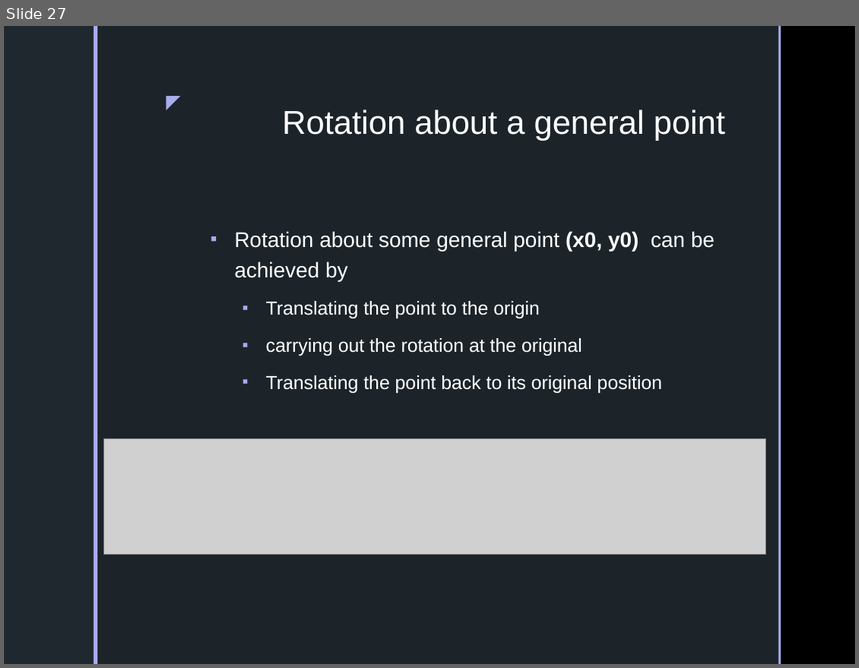
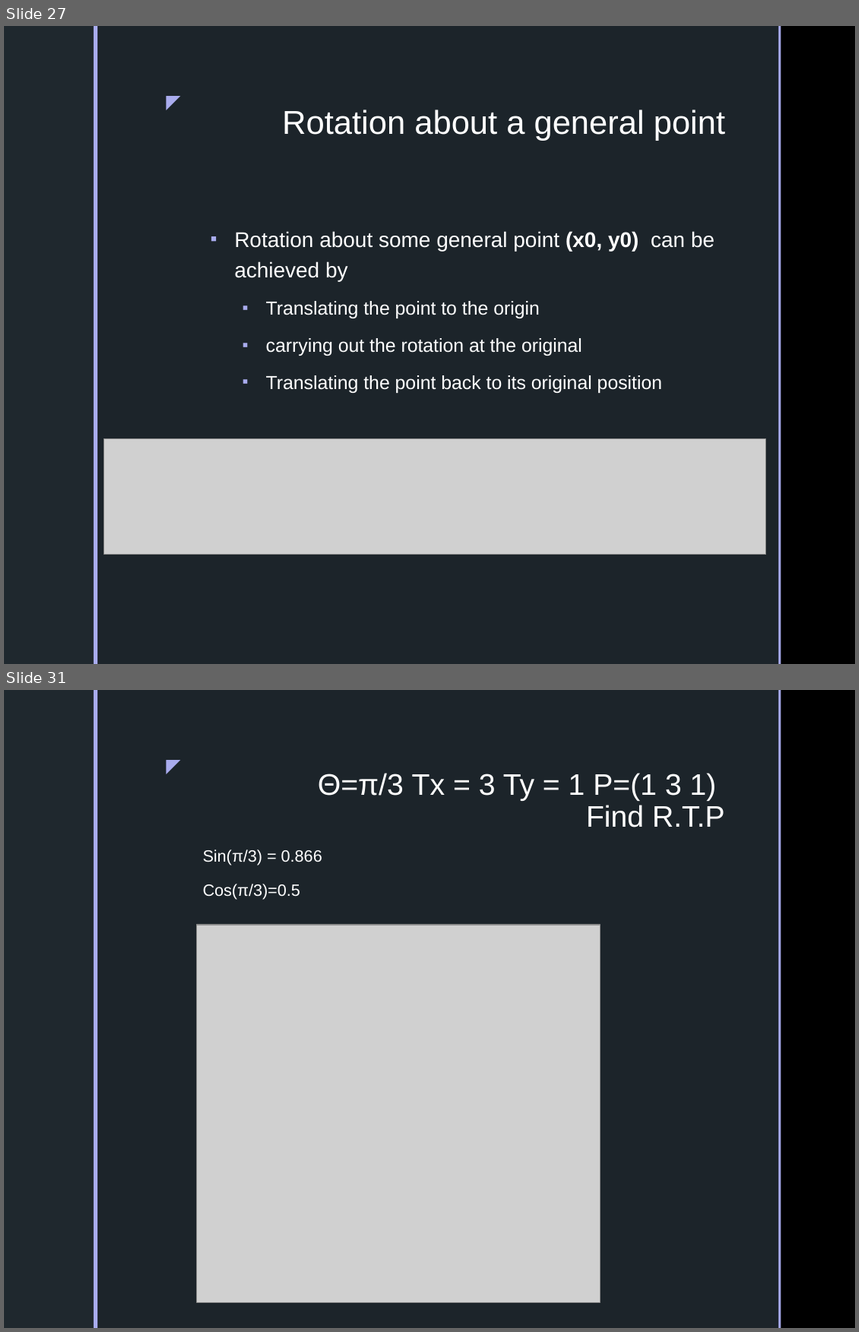
Before and after one commit to chiayiquan/year_3_sem_1, a slide deck: 3D graphics/SIM/lesson 4/Workshop 4a Basic Matrix and 2D Transformation.pptx. Shown one above the other, each under a label of ours: slide 27 before the commit, slides 27 and 31 after it; the slides between them are not shown. The pictures are 859x668 and 859x1332 pixels, drawn with LibreOffice and Linux fonts; fonts in the diff are those of the drawing; grey boxes stand for pictures; background and template pictures are left out. Boxes give left, top, right and bottom in pixels: in the first picture for what was removed or moved away, otherwise in the second. Text is boxed around its words. In the diff, an @@ line names an element or a change of style, - is before the commit and + after.

```diff
--- a/3D graphics/SIM/lesson 4/Workshop 4a Basic Matrix and 2D Transformation.pptx
+++ b/3D graphics/SIM/lesson 4/Workshop 4a Basic Matrix and 2D Transformation.pptx
@@ slide 31 added at (4, 690, 855, 1328), background picture (left out); not listed: 5 template elements that a slide beside it also shows @@
@@ title added at (318, 773, 725, 828), 25.2 pt, text #FFFFFF @@
+Θ=π/3 Tx = 3 Ty = 1 P=(1 3 1)
+Find R.T.P
@@ text added at (203, 850, 322, 900), 13.9 pt, text #FFFFFF @@
+Sin(π/3) = 0.866
+Cos(π/3)=0.5
@@ picture added at (197, 925, 601, 1303) @@
```
Also in this commit, not shown: 1 slide changed, 3 other slides added, 17 other files.
